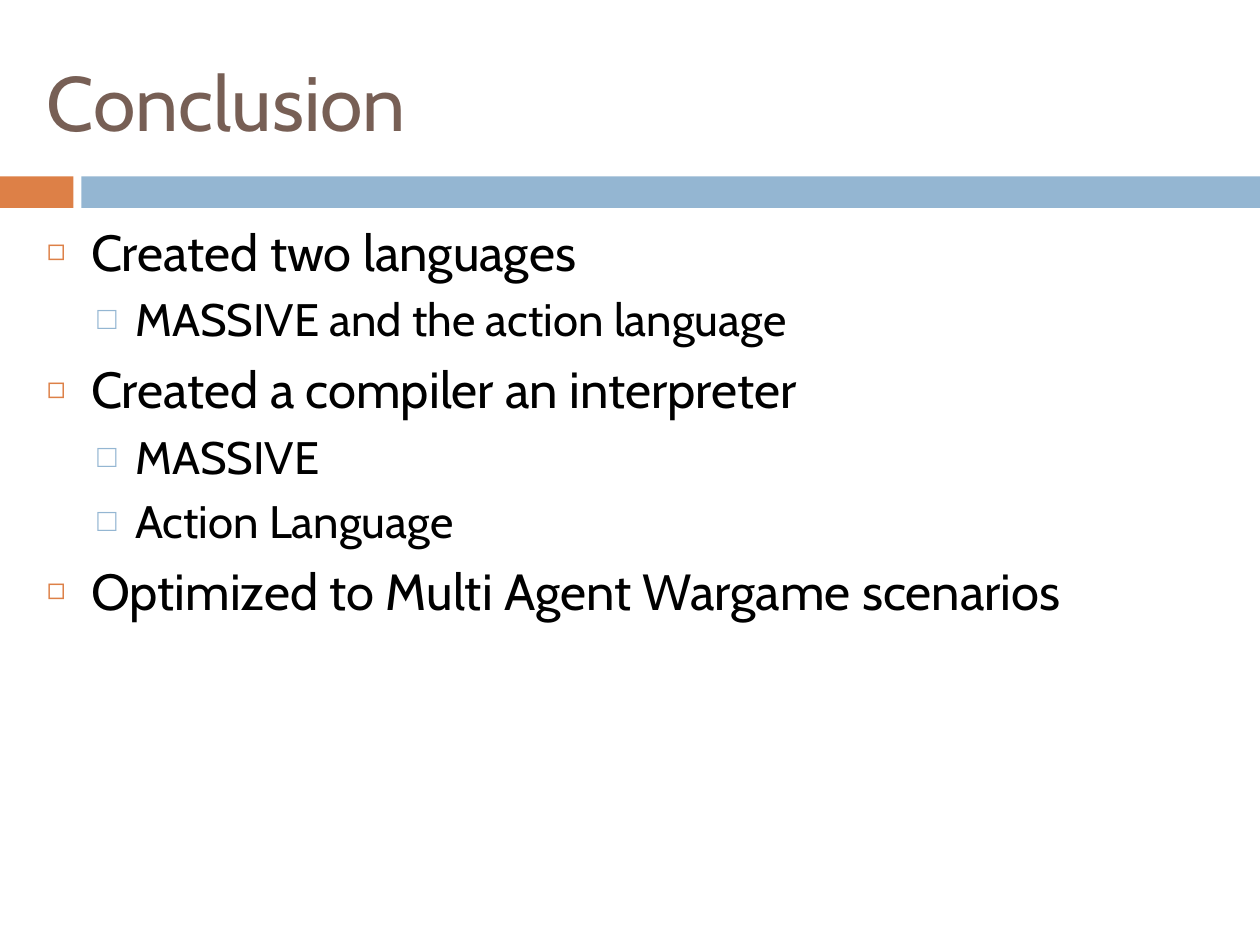
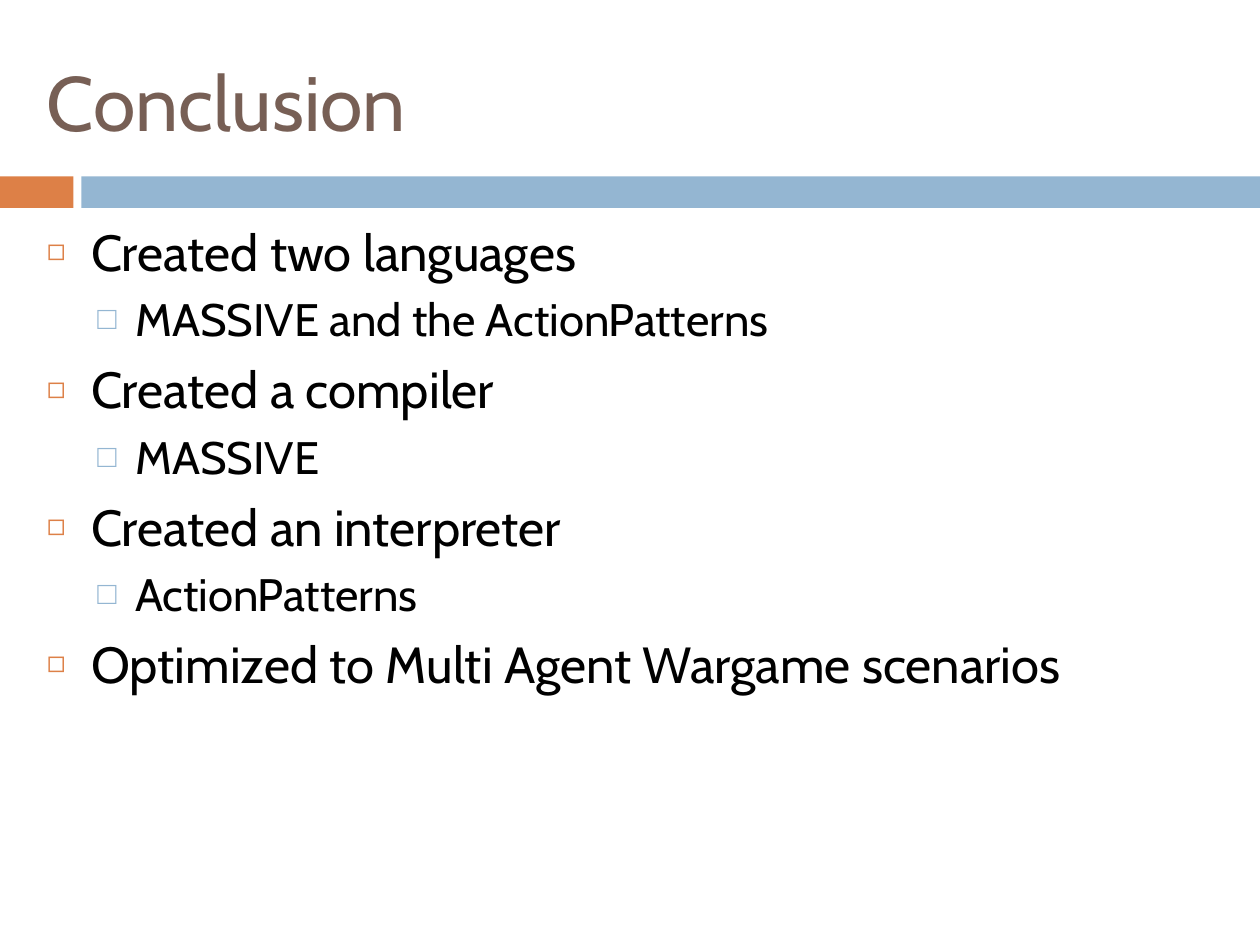
Before and after one commit to henrikklarup/sw402a, a slide deck: slide 34 of Project/præsentation/lasse.pptx (slide 32 before the commit). Drawn at 1260x945 pixels with LibreOffice and Linux fonts; fonts in the diff are those of the drawing. Boxes give left, top, right and bottom in pixels: in the first picture for what was removed or moved away, otherwise in the second. Text is boxed around its words. In the diff, an @@ line names an element or a change of style, - is before the commit and + after.

```diff
--- a/Project/præsentation/lasse.pptx
+++ b/Project/præsentation/lasse.pptx
@@ text at [91,302,768,420]: text changed; size 29 to 26 pt @@
-  □ MASSIVE and the action language
-◻ Created a compiler an interpreter
+  □ MASSIVE and the ActionPatterns
+◻ Created a compiler
@@ text at [91,508,561,612]: text changed; size 26 to 29 pt @@
-  □ Action Language
+◻ Created an interpreter
+  □ ActionPatterns
```
Also in this commit, not shown: 4 other slides changed, 2 slides added.
